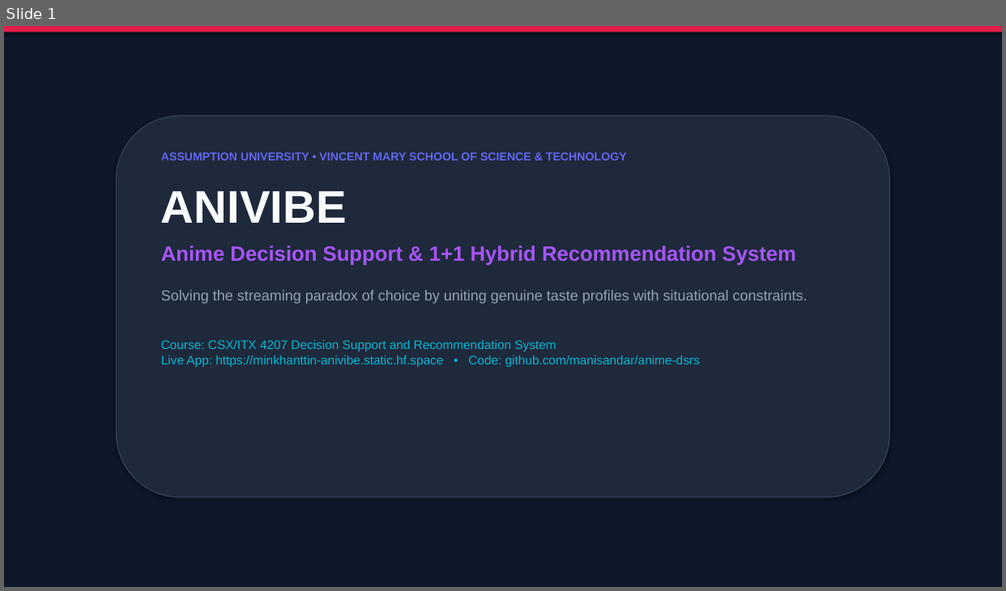
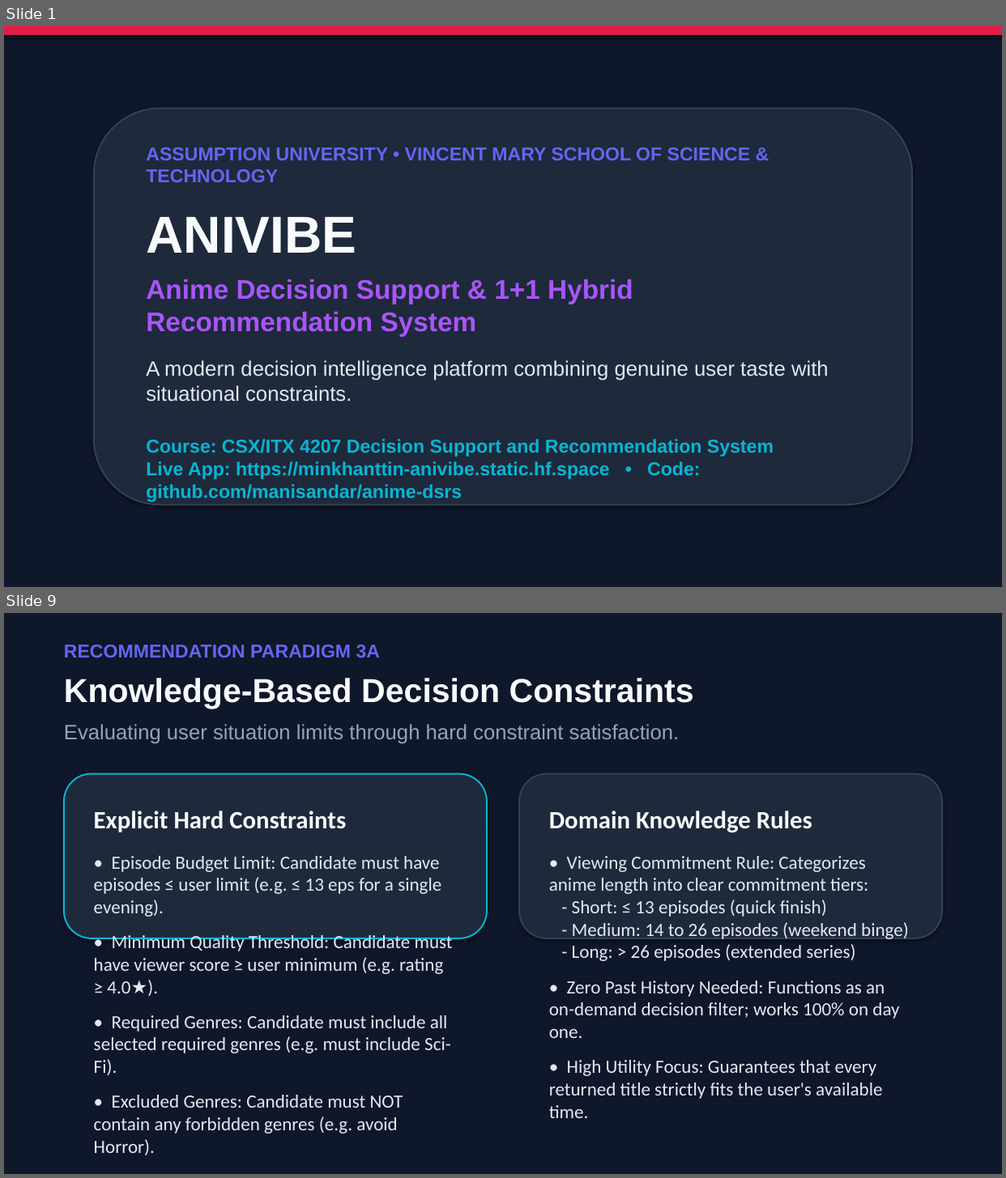
Before and after one commit to manisandar/anime-dsrs, a slide deck: ANIVIBE_Presentation.pptx. Shown one above the other, each under a label of ours: slide 1 before the commit, slides 1 and 9 after it; the slides between them are not shown. The pictures are 1006x591 and 1006x1178 pixels, drawn with LibreOffice and Linux fonts; fonts in the diff are those of the drawing. Boxes give left, top, right and bottom in pixels: in the first picture for what was removed or moved away, otherwise in the second. Text is boxed around its words. In the diff, an @@ line names an element or a change of style, - is before the commit and + after.

Commit message:
docs: revise presentation slides with min 18pt font and detailed clear explanations

```diff
--- a/ANIVIBE_Presentation.pptx
+++ b/ANIVIBE_Presentation.pptx
@@ slide 9 added at [4, 613, 1002, 1174], background #FFFFFF @@
@@ rectangle added at [4, 613, 1002, 1174], fill #0F172A @@
@@ text added at [64, 645, 381, 658], 18 pt, text #6366F1, bold @@
+RECOMMENDATION PARADIGM 3A
@@ text added at [64, 678, 694, 709], 32 pt, text #F8FAFC, bold @@
+Knowledge-Based Decision Constraints
@@ text added at [64, 724, 680, 744], 20 pt, text #94A3B8 @@
+Evaluating user situation limits through hard constraint satisfaction.
@@ rounded rectangle added at [64, 774, 487, 939], fill #1E293B, outline #06B6D4 1.5 pt @@
@@ rounded rectangle added at [519, 774, 942, 939], fill #1E293B, outline #334155 1.5 pt @@
@@ text added at [94, 811, 453, 1156], 18 pt, text #E2E8F0 @@
+Explicit Hard Constraints
+• Episode Budget Limit: Candidate must have episodes ≤ user limit (e.g. ≤ 13 eps for a single evening).
+• Minimum Quality Threshold: Candidate must have viewer score ≥ user minimum (e.g. rating ≥ 4.0★).
+• Required Genres: Candidate must include all selected required genres (e.g. must include Sci-Fi).
+• Excluded Genres: Candidate must NOT contain any forbidden genres (e.g. avoid Horror).
@@ text added at [549, 811, 909, 1118], 18 pt, text #E2E8F0 @@
+Domain Knowledge Rules
+• Viewing Commitment Rule: Categorizes anime length into clear commitment tiers:
+- Short: ≤ 13 episodes (quick finish)
+- Medium: 14 to 26 episodes (weekend binge)
+- Long: > 26 episodes (extended series)
+• Zero Past History Needed: Functions as an on-demand decision filter; works 100% on day one.
+• High Utility Focus: Guarantees that every returned title strictly fits the user's available time.
@@ slide 1 changed as well @@
@@ rectangle: place and size @@
-rectangle at [4, 26, 1002, 32]
+rectangle at [4, 26, 1002, 35]
@@ rounded rectangle: place and size @@
-rounded rectangle at [117, 116, 889, 497]
+rounded rectangle at [94, 109, 912, 506]
@@ rounded rectangle at [94, 109, 912, 506]: outline #334155 1 pt to #334155 1.5 pt @@
@@ text "ASSUMPTION UNIVERSITY • VINCENT MARY ...": place and size @@
-text "ASSUMPTION UNIVERSITY • VINCENT MARY ..." at [161, 152, 808, 367]
+text "ASSUMPTION UNIVERSITY • VINCENT MARY ..." at [146, 148, 829, 480]
@@ text at [146, 148, 774, 480]: size 11 to 18 pt in "ASSUMPTION UNIVERSITY • VINCENT MARY SCHOOL OF ..."; size 44 to 50 pt in "ANIVIBE"; size 20 to 26 pt in "Anime Decision Support & 1+1 Hybrid Recommendation ..."; size 12 to 18 pt, bold on in "Course: CSX/ITX 4207 Decision Support and Recommendation ..."; less space between paragraphs @@
@@ text at [146, 361, 829, 402]: text changed; size 14 to 20 pt; text colour #94A3B8 to #E2E8F0 @@
-Solving the streaming paradox of choice by uniting genuine taste profiles with situational constraints.
+A modern decision intelligence platform combining genuine user taste with situational constraints.
```
Also in this commit, not shown: 4 other slides changed, 10 other slides added, 7 slides removed, 1 other file.
